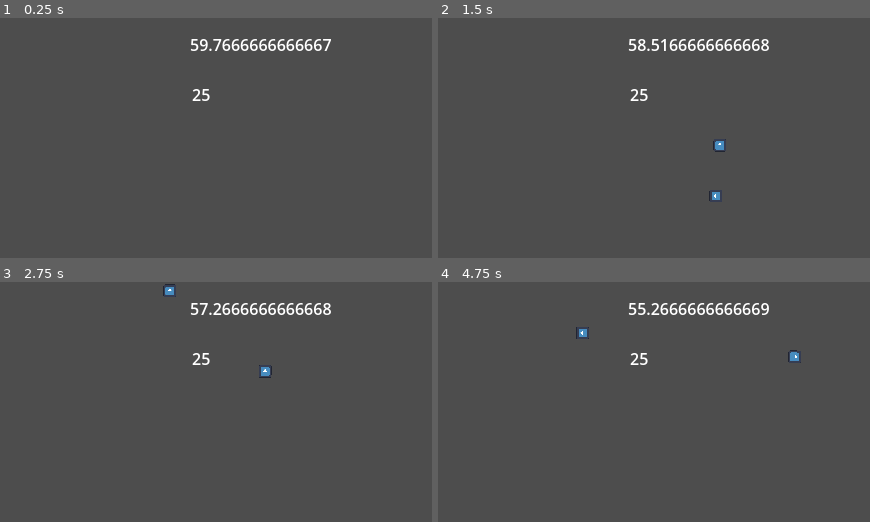
Above: before the commit, frames 1-4 (two rows, left to right).
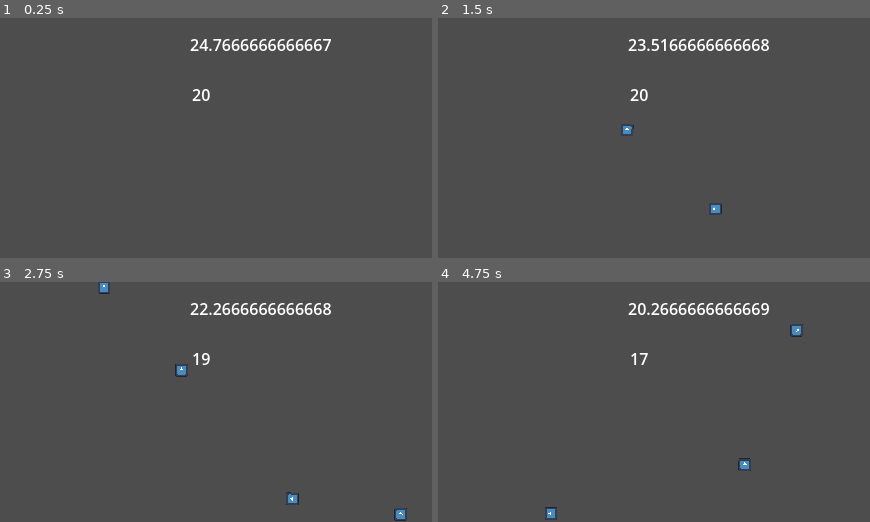
Above: after the commit, the same moments.

Repository: JUB-Yoush/scrimblo-games-vol1
Game: Godot game, scene res://games/flyswat/src/game.tscn
The game is run twice, just before and just after one commit, with the same random seed, the same clock (stepped at 60 frames per second) and the same inputs. This scene is started directly instead of the project's main scene. The engine's default icon, where the game draws it, is replaced by a stand-in: a white triangle on a blue panel in a dark square.
Inputs (mouse positions are in pixels of both pictures, inside the frame that each line leads up to):
- Up to frame 1 (0.25 s): no input
- Up to frame 2 (1.5 s): tap Enter (ui_accept) at 0.5, 0.77 s; move the mouse to (749, 126) at 0.52 s; hold Right (ui_right) 0.53-1.28 s; tap Space (draw) at 0.6, 1.35 s; click (749, 126) at 0.67 s; move the mouse to (649, 126) at 1.27 s; hold Down (ui_down) from 1.28 s (still down); click (649, 126) at 1.42 s
- Up to frame 3 (2.75 s): tap Enter (ui_accept) at 1.52 s; move the mouse to (289, 380) at 2.02 s; release Down (ui_down) at 2.03 s; hold Right (ui_right) from 2.03 s (still down); tap Space (draw) at 2.1 s; click (289, 380) at 2.17 s
- Up to frame 4 (4.75 s): move the mouse to (701, 370) at 2.77 s; release Right (ui_right) at 2.78 s; hold Up (ui_up) 2.78-3.53 s; tap Space (draw) at 2.85, 3.6, 4.35 s; click (701, 370) at 2.92 s; tap Enter (ui_accept) at 3.02, 3.77, 4.52 s; move the mouse to (528, 493) at 3.52 s; hold Left (ui_left) from 3.53 s (still down); click (528, 493) at 3.67 s; move the mouse to (546, 464) at 4.27 s; click (546, 464) at 4.42 s

The runs differ from the first frame. In frame 1, 0.2% of the frame differs, in the area x 43-49%, y 8-35%; in frame 2, 0.5%; in frame 3, 0.8%, in the area x 22-95%, y 0-100%; in frame 4, 0.7%.

Commit message:
rei game dev start

Diff:
--- a/games/flyswat/src/fly.gd
+++ b/games/flyswat/src/fly.gd
@@ -8,7 +8,7 @@
 var arc:float
 var dir:Vector2
 var alive:bool = true
-const SPEED_RANGE :Array[float]= [100.0,500.0]
+const SPEED_RANGE :Array[float]= [100.0,300.0]
 
 @onready var onScreen:VisibleOnScreenNotifier2D = $OnScreen
 func _ready() -> void:
--- a/games/flyswat/src/game.gd
+++ b/games/flyswat/src/game.gd
@@ -5,7 +5,7 @@
 signal game_over(result)
 
 
-var remaining := 25:
+var remaining := 20:
 	set(value):
 		remaining = value
 		if remaining == 0:
@@ -28,7 +28,7 @@
 	gameTimer.timeout.connect(func(): game_over.emit(0))
 	timer.one_shot = true
 	timer.start(fly_spawn_time)
-	gameTimer.start(60)
+	gameTimer.start(25)
 	pass # Replace with function body.
 
 func spawn_fly():
--- a/games/rei_autorunner/src/game.tscn
+++ b/games/rei_autorunner/src/game.tscn
@@ -1,3 +1,45 @@
-[gd_scene format=3 uid="uid://bmcobtds2gqxp"]
+[gd_scene load_steps=6 format=3 uid="uid://bmcobtds2gqxp"]
+
+[ext_resource type="Script" path="res://games/rei_autorunner/src/rei.gd" id="1_s8pnr"]
+[ext_resource type="Texture2D" uid="uid://q5vh3ph1acbg" path="res://icon.svg" id="2_p0yu5"]
+
+[sub_resource type="RectangleShape2D" id="RectangleShape2D_u8bw2"]
+
+[sub_resource type="RectangleShape2D" id="RectangleShape2D_xkbrn"]
+size = Vector2(24, 24)
+
+[sub_resource type="RectangleShape2D" id="RectangleShape2D_tae1v"]
+size = Vector2(437, 131)
 
 [node name="Game" type="Node2D"]
+
+[node name="Rei" type="CharacterBody2D" parent="."]
+position = Vector2(48, 148)
+script = ExtResource("1_s8pnr")
+metadata/_edit_group_ = true
+
+[node name="Sprite2D" type="Sprite2D" parent="Rei"]
+scale = Vector2(0.2, 0.2)
+texture = ExtResource("2_p0yu5")
+
+[node name="Area2D" type="Area2D" parent="Rei"]
+
+[node name="CollisionShape2D2" type="CollisionShape2D" parent="Rei/Area2D"]
+shape = SubResource("RectangleShape2D_u8bw2")
+
+[node name="CollisionShape2D" type="CollisionShape2D" parent="Rei"]
+shape = SubResource("RectangleShape2D_xkbrn")
+
+[node name="Floor" type="StaticBody2D" parent="."]
+position = Vector2(63, 267)
+metadata/_edit_group_ = true
+
+[node name="Sprite2D" type="Sprite2D" parent="Floor"]
+modulate = Color(0, 0, 0, 1)
+position = Vector2(152.5, 0)
+scale = Vector2(5.55469, 1)
+texture = ExtResource("2_p0yu5")
+
+[node name="CollisionShape2D" type="CollisionShape2D" parent="Floor"]
+position = Vector2(153.5, -1.5)
+shape = SubResource("RectangleShape2D_tae1v")
--- /dev/null
+++ b/games/rei_autorunner/src/rei.gd
@@ -0,0 +1,17 @@
+extends CharacterBody2D
+
+
+var gravity_speed = 1.0
+var jump_speed = 100.0
+var in_air = false
+# Called when the node enters the scene tree for the first time.
+func _ready() -> void:
+	pass # Replace with function body.
+
+
+# Called every frame. 'delta' is the elapsed time since the previous frame.
+func _physics_process(delta: float) -> void:
+	velocity.y += gravity_speed
+	if Input.is_action_just_pressed("spacebar"):
+		velocity.y -= jump_speed
+	move_and_slide()
--- a/project.godot
+++ b/project.godot
@@ -81,6 +81,11 @@
 "deadzone": 0.5,
 "events": []
 }
+spacebar={
+"deadzone": 0.5,
+"events": [Object(InputEventKey,"resource_local_to_scene":false,"resource_name":"","device":-1,"window_id":0,"alt_pressed":false,"shift_pressed":false,"ctrl_pressed":false,"meta_pressed":false,"pressed":false,"keycode":0,"physical_keycode":32,"key_label":0,"unicode":32,"location":0,"echo":false,"script":null)
+]
+}
 
 [rendering]
 
